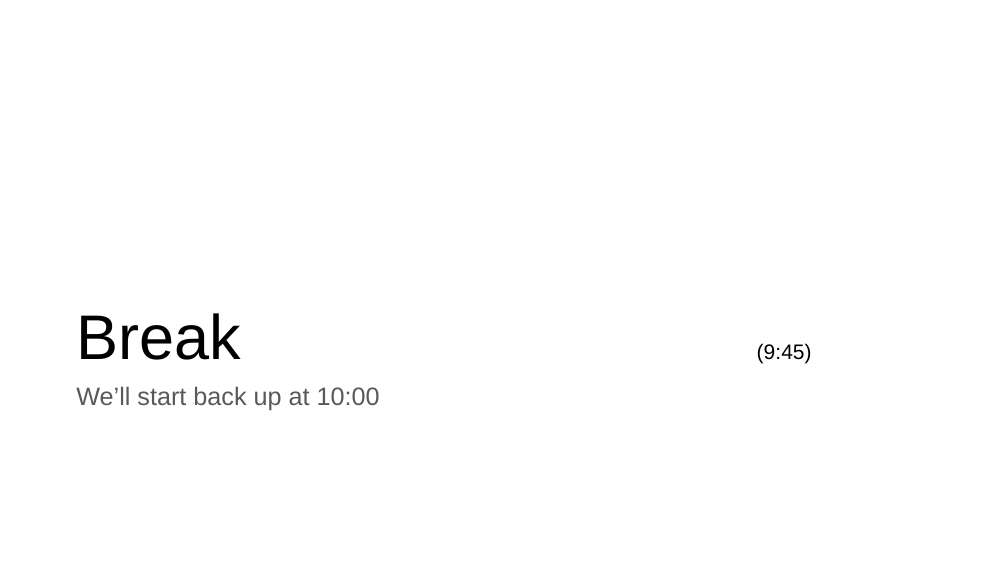
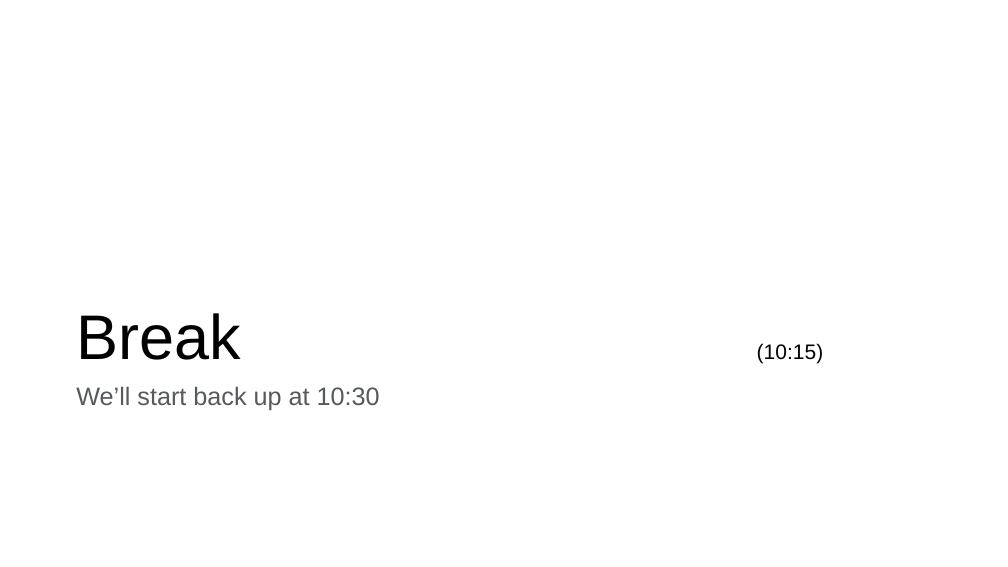
Before and after one commit to barneyricca/NDS_workshop, a slide deck: slide 17 of Slide Decks/Thursday Morning.pptx (slide 18 before the commit). Drawn at 1008x567 pixels with LibreOffice and Linux fonts; fonts in the diff are those of the drawing; background and template pictures are left out. Boxes give left, top, right and bottom in pixels: in the first picture for what was removed or moved away, otherwise in the second. Text is boxed around its words. In the diff, an @@ line names an element or a change of style, - is before the commit and + after.

```diff
--- a/Slide Decks/Thursday Morning.pptx
+++ b/Slide Decks/Thursday Morning.pptx
@@ title at box(76, 313, 824, 364): text changed @@
-Break (9:45)
+Break (10:15)
@@ text at box(76, 386, 380, 410): text changed @@
-We’ll start back up at 10:00
+We’ll start back up at 10:30
```
